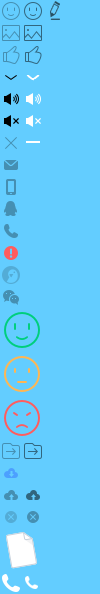
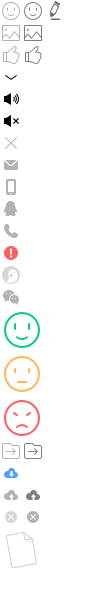
Comparing the layer stacks of the two 100x594 images. Changes:
added layer "close" above "图层 3" over 26, 152, 38, 164
hid "背景" over 0, 0, 100, 594
